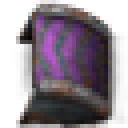
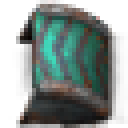
Comparing the layer stacks of the two (128, 128) images. Changes:
renamed "tier 9" to "tier 7", showed it, painted on it over (32, 12, 108, 96)
hid "tier 6" over (32, 12, 108, 96)
renamed "tier 10" to "tier 3", showed it, moved it above "tier 1", painted on it, unmasked it over (16, 0, 112, 104)
hid "tier 1" over (16, 0, 112, 104)
